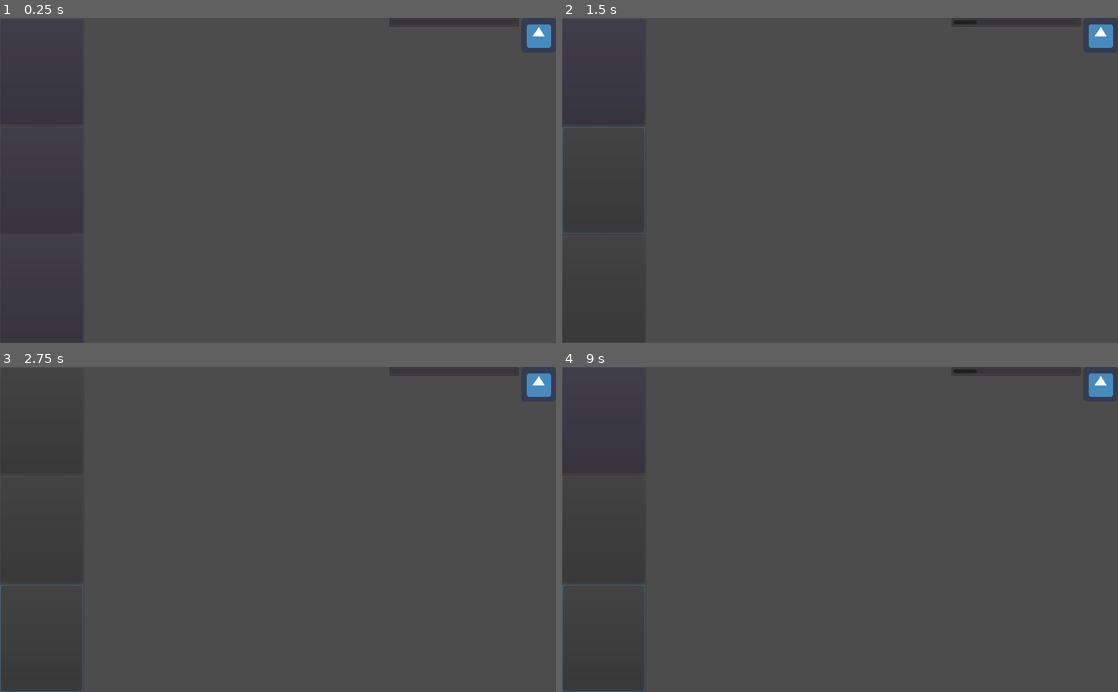
Above: before the commit, frames 1-4 (two rows, left to right).
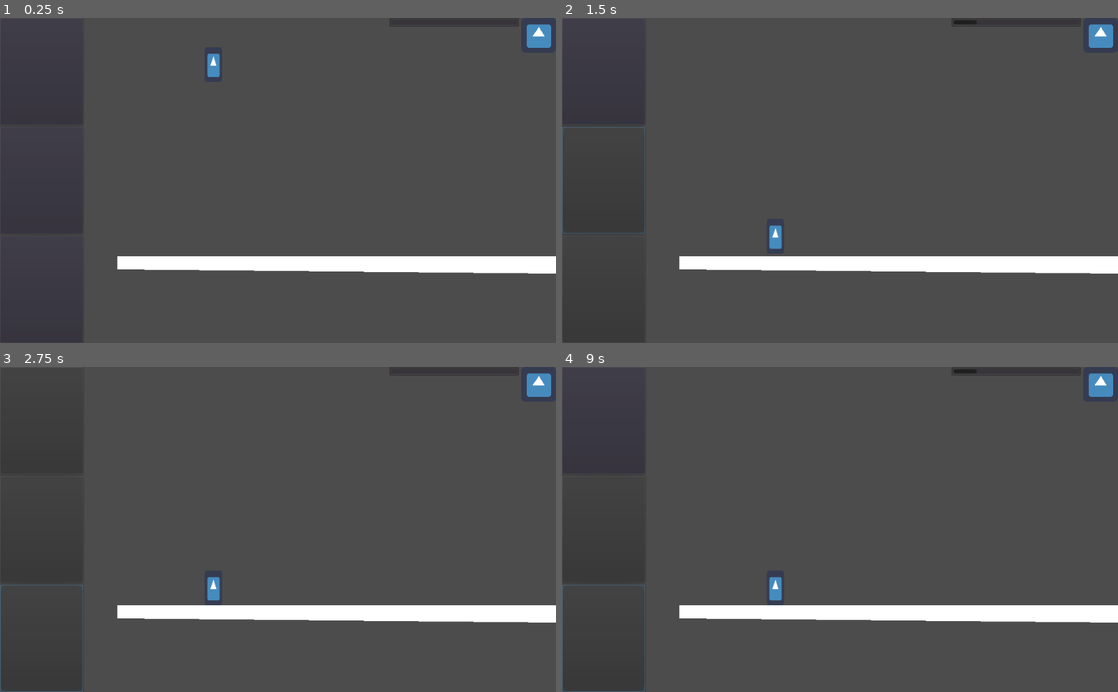
Above: after the commit, the same moments.

Repository: iniyanijoseph/Gravity
Game: Godot game, scene res://Main.tscn
Two runs of this game, one before a commit and one after it. Both use one fixed random seed, a clock stepped at 60 frames per second and the inputs below. The engine's default icon, where the game draws it, is replaced by a stand-in: a white triangle on a blue panel in a dark square.
Inputs (mouse positions are in pixels of both pictures, inside the frame that each line leads up to):
- Up to frame 1 (0.25 s): no input
- Up to frame 2 (1.5 s): click (600, 70) at 0.5 s; click (600, 180) at 1.25 s
- Up to frame 3 (2.75 s): click (38, 640) at 2 s
- Up to frame 4 (9 s): tap Enter at 2.75, 4.25, 5.75 s; tap Space at 3.5, 5, 6.5 s

The runs differ from the first frame. In frame 1, 3.9% of the frame differs, in the area x 21-100%, y 10-79%; in frame 2, 3.9%; in frame 3, 3.9%; in frame 4, 3.9%.

Commit message:
Create Slam Action

Diff:
--- a/Main.tscn
+++ b/Main.tscn
@@ -6,9 +6,21 @@
 [node name="Main" type="Node2D"]
 
 [node name="Player" parent="." instance=ExtResource( 2 )]
+position = Vector2( 393, 86 )
 
 [node name="ActionController" parent="." instance=ExtResource( 1 )]
 anchor_right = 0.0
 anchor_bottom = 0.0
 margin_right = 1024.0
 margin_bottom = 600.0
+
+[node name="StaticBody2D" type="StaticBody2D" parent="."]
+__meta__ = {
+"_edit_group_": true
+}
+
+[node name="CollisionPolygon2D" type="CollisionPolygon2D" parent="StaticBody2D"]
+polygon = PoolVector2Array( 216, 440, 216, 460, 1022, 454, 1024, 440 )
+
+[node name="Polygon2D" type="Polygon2D" parent="StaticBody2D"]
+polygon = PoolVector2Array( 216, 440, 216, 464, 1024, 472, 1024, 440 )
--- a/Player/Player.gd
+++ b/Player/Player.gd
@@ -1,6 +1,9 @@
 extends KinematicBody2D
 
 signal action_complete
+
+onready var floorFindRayCast : RayCast2D = $FloorFindRayCast
+onready var floorSlamTween : Tween = $FloorSlamTween
 
 func _ready():
 	# Set Up Signal Bus
@@ -9,7 +12,11 @@
 	PlayerActionSignalBus.setup()
 
 func slam():
-	#Replace With Code to Slam
+	var localFloor = floorFindRayCast.get_collision_point()
+	print(localFloor)
+	print(position)
+	var _x = floorSlamTween.interpolate_property(self, "position:y", position.y, localFloor.y - floorFindRayCast.position.y, 1, Tween.TRANS_EXPO)
+	floorSlamTween.start()
 	action_complete()
 
 func gravitate():
--- a/Player/Player.tscn
+++ b/Player/Player.tscn
@@ -1,6 +1,24 @@
-[gd_scene load_steps=2 format=2]
+[gd_scene load_steps=4 format=2]
 
 [ext_resource path="res://Player/Player.gd" type="Script" id=1]
+[ext_resource path="res://icon.png" type="Texture" id=2]
+
+[sub_resource type="RectangleShape2D" id=1]
+extents = Vector2( 16, 32 )
 
 [node name="Player" type="KinematicBody2D"]
 script = ExtResource( 1 )
+
+[node name="CollisionShape2D" type="CollisionShape2D" parent="."]
+shape = SubResource( 1 )
+
+[node name="Sprite" type="Sprite" parent="."]
+scale = Vector2( 0.5, 1 )
+texture = ExtResource( 2 )
+
+[node name="FloorFindRayCast" type="RayCast2D" parent="."]
+position = Vector2( 0, 32 )
+enabled = true
+cast_to = Vector2( 0, 600 )
+
+[node name="FloorSlamTween" type="Tween" parent="."]
